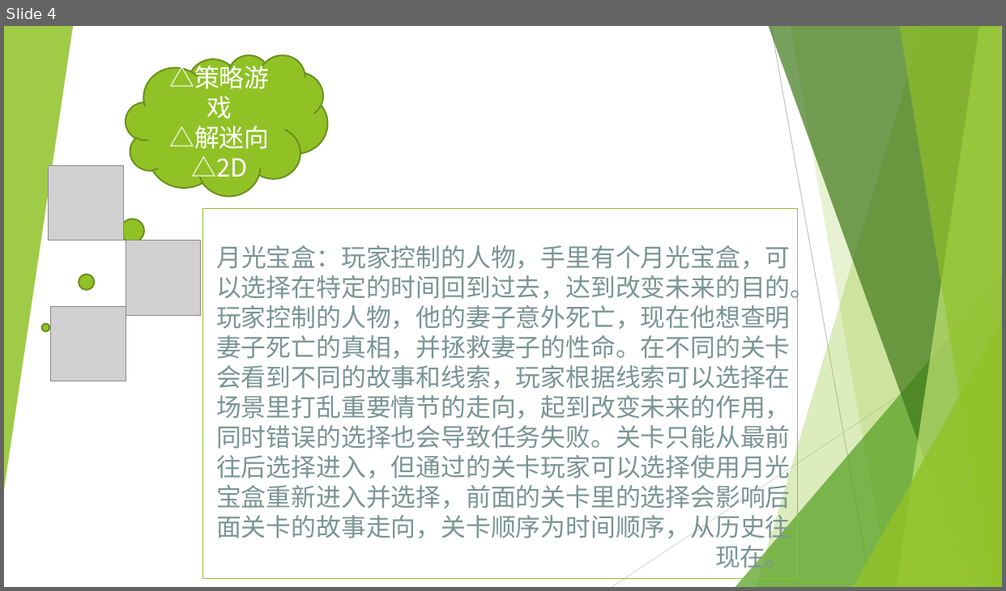
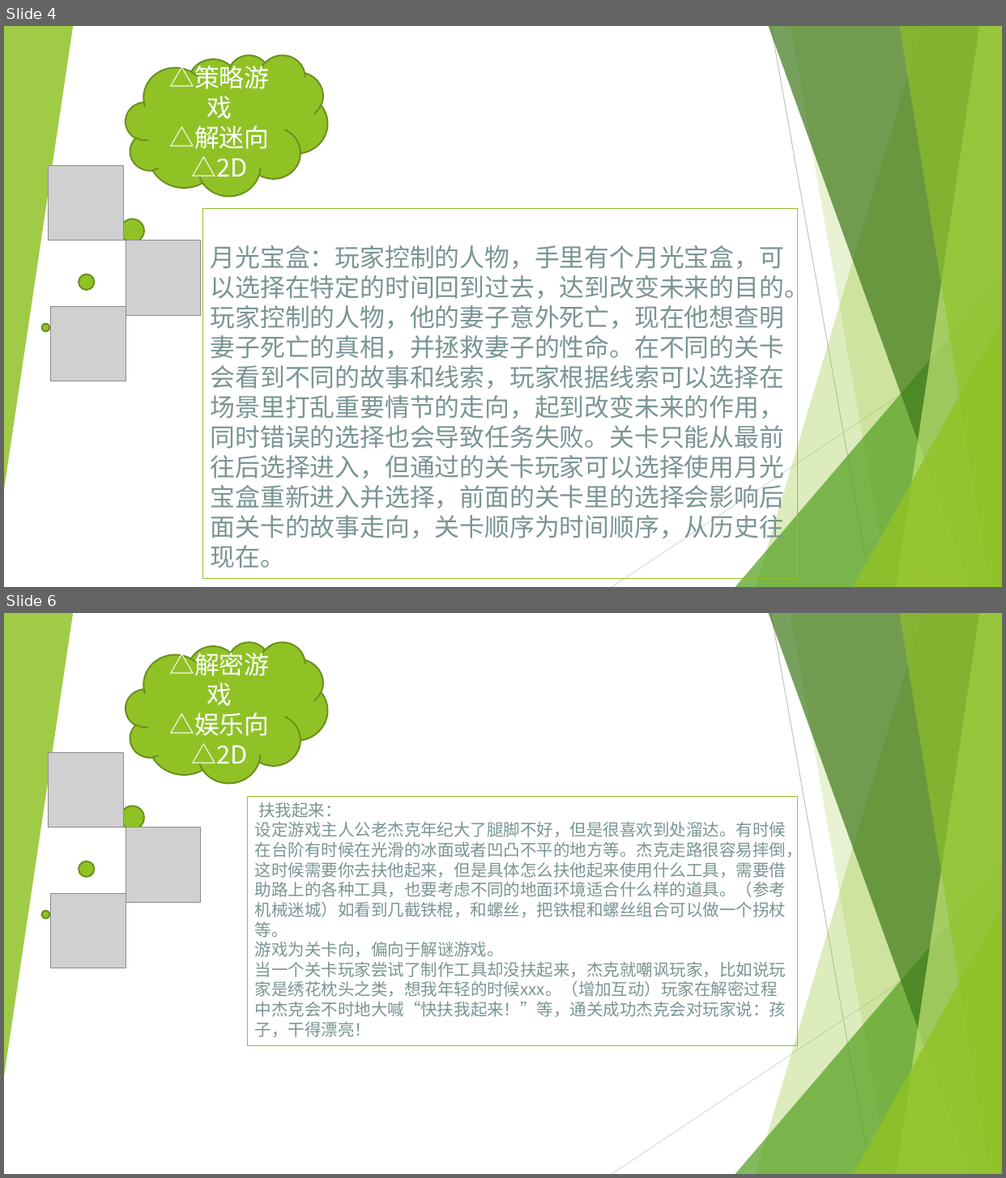
Before and after one commit to ThreePeopleGame/Death, a slide deck: Share/游戏想法_葛美玲.pptx. Shown one above the other, each under a label of ours: slide 4 before the commit, slides 4 and 6 after it; the slides between them are not shown. The pictures are 1006x591 and 1006x1178 pixels, drawn with LibreOffice and Linux fonts; fonts in the diff are those of the drawing; grey boxes stand for pictures. Boxes give left, top, right and bottom in pixels: in the first picture for what was removed or moved away, otherwise in the second. Text is boxed around its words. In the diff, an @@ line names an element or a change of style, - is before the commit and + after.

```diff
--- a/Share/游戏想法_葛美玲.pptx
+++ b/Share/游戏想法_葛美玲.pptx
@@ slide 6 added at <box>4,613,1002,1174</box>, background #FFFFFF; not listed: 10 template elements that a slide beside it also shows @@
@@ thought cloud added at <box>126,642,327,784</box>, fill #90C226, outline #6B901C 1.5 pt, 24 pt, text #FFFFFF @@
+△解密游戏
+△娱乐向
+△2D
@@ picture added at <box>49,752,123,827</box> @@
@@ title added at <box>247,796,798,1046</box>, outline #90C226 0.75 pt, 16 pt, text #799594 @@
+扶我起来：
+设定游戏主人公老杰克年纪大了腿脚不好，但是很喜欢到处溜达。有时候在台阶有时候在光滑的冰面或者凹凸不平的地方等。杰克走路很容易摔倒，这时候需要你去扶他起来，但是具体怎么扶他起来使用什么工具，需要借助路上的各种工具，也要考虑不同的地面环境适合什么样的道具。（参考机械迷城）如看到几截铁棍，和螺丝，把铁棍和螺丝组合可以做一个拐杖等。
+游戏为关卡向，偏向于解谜游戏。
+当一个关卡玩家尝试了制作工具却没扶起来，杰克就嘲讽玩家，比如说玩家是绣花枕头之类，想我年轻的时候xxx。（增加互动）玩家在解密过程中杰克会不时地大喊“快扶我起来！”等，通关成功杰克会对玩家说：孩子，干得漂亮！
@@ picture added at <box>126,827,200,902</box> @@
@@ picture added at <box>50,894,126,969</box> @@
@@ slide 4 changed as well @@
@@ title "月光宝盒：玩家控制的人物，手里有个月光宝盒，可以选择在特定的时间回到过去，达到改变未来的目的。玩家控制的人物，他的妻子意 ..." at <box>203,209,799,579</box>: alignment right to left @@
```
Also in this commit, not shown: 3 other slides changed, 1 other slide added.
